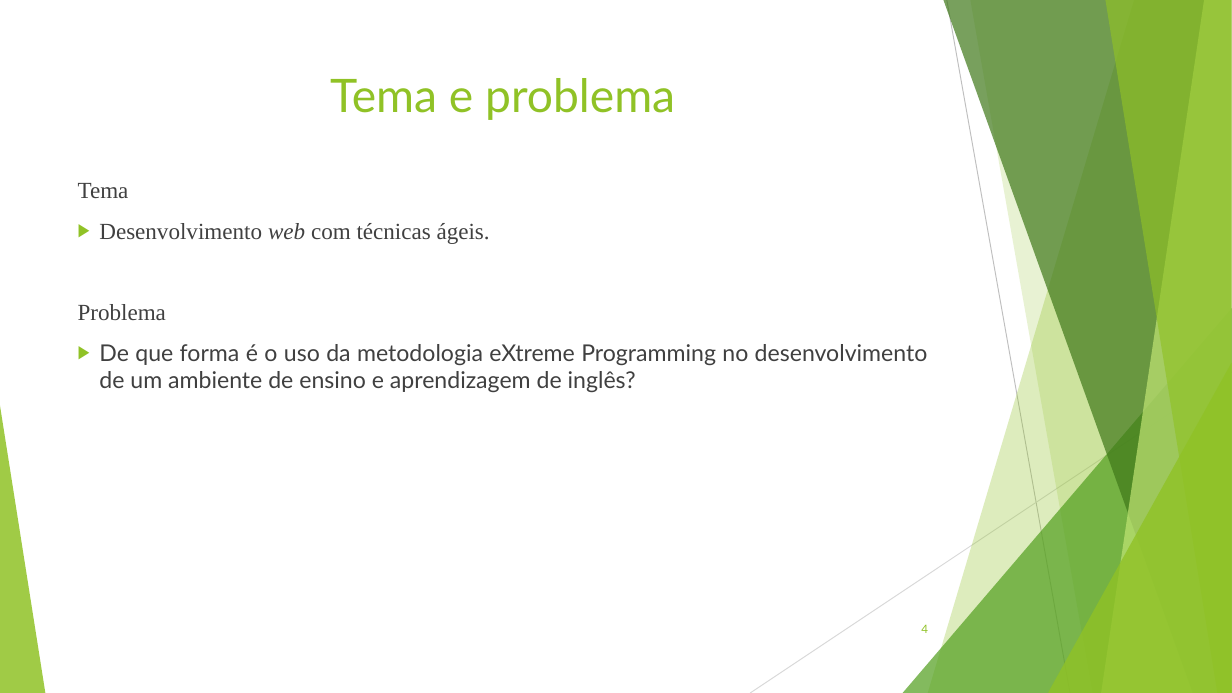
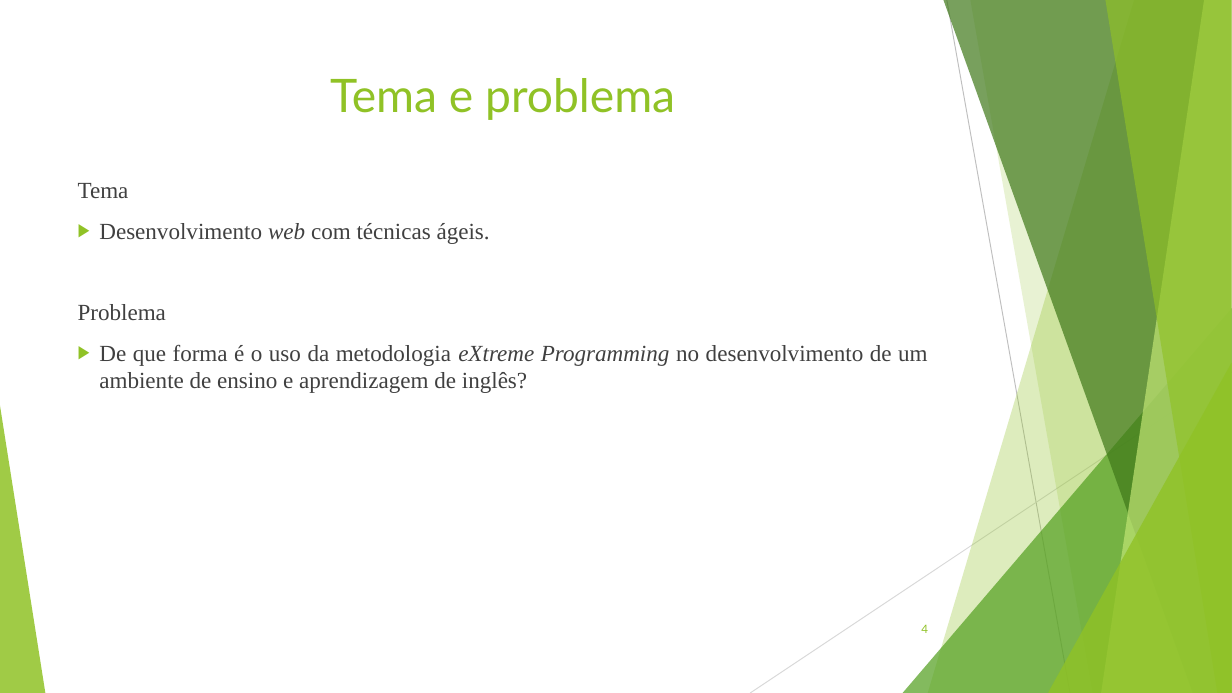
Before and after one commit to ryanlucaslemos/arquivostcc, a slide deck: slide 4 of Projeto de TCC/Slide de Projeto de TCC Apos apresentação - Ryan Lucas Silva Lemos PPT.ppt. Drawn at 1232x693 pixels with LibreOffice and Linux fonts; fonts in the diff are those of the drawing. Boxes give left, top, right and bottom in pixels: in the first picture for what was removed or moved away, otherwise in the second. Text is boxed around its words. In the diff, an @@ line names an element or a change of style, - is before the commit and + after.

Commit message:
Começo da escrita do desenvolvimento

```diff
--- a/Projeto de TCC/Slide de Projeto de TCC Apos apresentação - Ryan Lucas Silva Lemos PPT.ppt
+++ b/Projeto de TCC/Slide de Projeto de TCC Apos apresentação - Ryan Lucas Silva Lemos PPT.ppt
@@ text at bbox=[99, 344, 927, 393]: font Lato to Times New Roman in "De que forma é o uso da ..."; italic on in "eXtreme Programming" @@
```
Also in this commit, not shown: 1 other slide changed, 3 other files.
